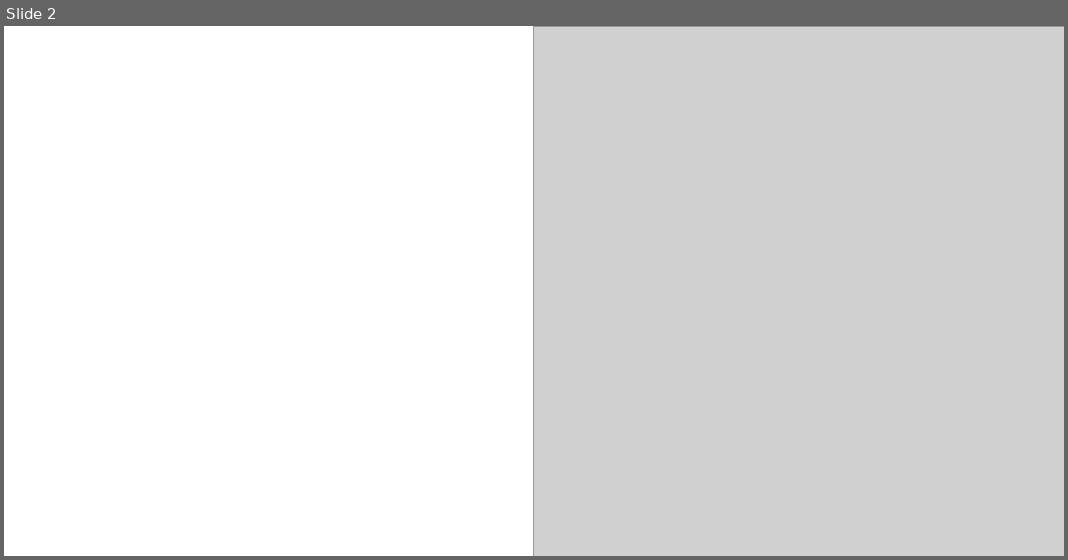
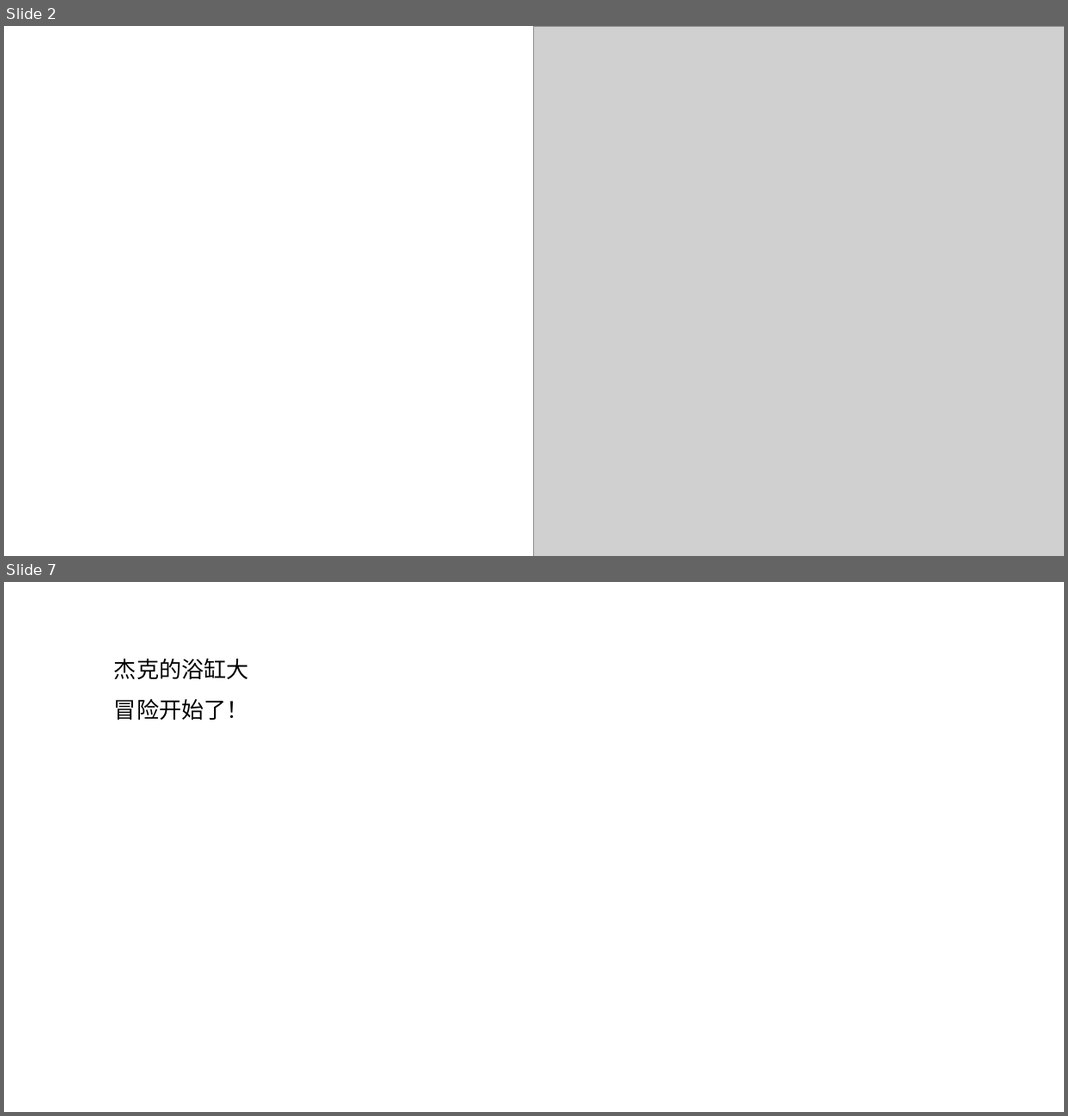
Before and after one commit to forestlet/bookdash-cn, a slide deck: asset/bathtub-safari/bathtub-safari_cn.pptx. Shown one above the other, each under a label of ours: slide 2 before the commit, slides 2 and 7 after it; the slides between them are not shown. The pictures are 1068x560 and 1068x1116 pixels, drawn with LibreOffice and Linux fonts; fonts in the diff are those of the drawing; grey boxes stand for pictures; background and template pictures are left out. Boxes give left, top, right and bottom in pixels: in the first picture for what was removed or moved away, otherwise in the second. Text is boxed around its words. In the diff, an @@ line names an element or a change of style, - is before the commit and + after.

```diff
--- a/asset/bathtub-safari/bathtub-safari_cn.pptx
+++ b/asset/bathtub-safari/bathtub-safari_cn.pptx
@@ slide 7 added at box(4, 582, 1064, 1112), background picture (left out) @@
@@ text added at box(114, 658, 249, 720), 24 pt, text #000000 @@
+杰克的浴缸大冒险开始了！
```
Also in this commit, not shown: 11 other slides added, 11 slides removed, 5 other files.
